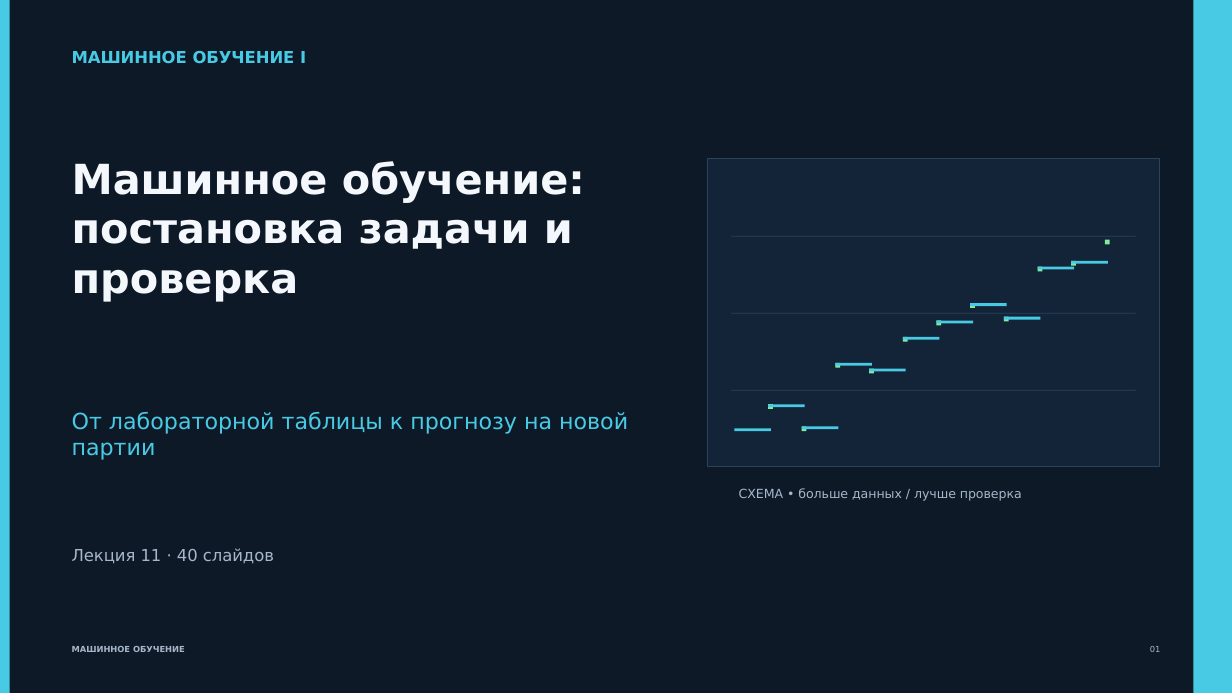
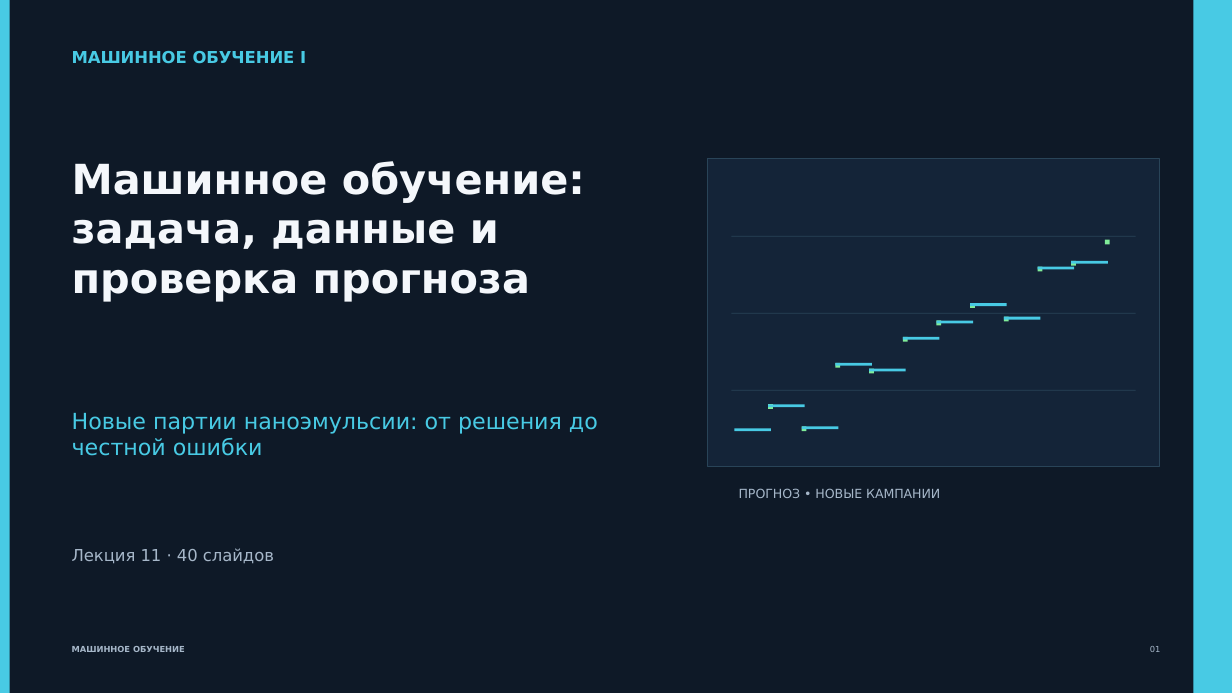
Before and after one commit to ashrpv/computer_science_in_nanoscience, a slide deck: slide 1 of slides/11-ml-problem_and_validation.pptx. Drawn at 1232x693 pixels with LibreOffice and Linux fonts; fonts in the diff are those of the drawing. Boxes give left, top, right and bottom in pixels: in the first picture for what was removed or moved away, otherwise in the second. Text is boxed around its words. In the diff, an @@ line names an element or a change of style, - is before the commit and + after.

```diff
--- a/slides/11-ml-problem_and_validation.pptx
+++ b/slides/11-ml-problem_and_validation.pptx
@@ text at [72,219,530,302]: text changed @@
-постановка задачи и проверка
+задача, данные и проверка прогноза
@@ text at [72,413,598,456]: text changed @@
-От лабораторной таблицы к прогнозу на новой партии
+Новые партии наноэмульсии: от решения до честной ошибки
@@ text at [739,488,940,498]: text changed @@
-СХЕМА • больше данных / лучше проверка
+ПРОГНОЗ • НОВЫЕ КАМПАНИИ
```
Also in this commit, not shown: 37 other slides changed, 2 slides added, 2 slides removed, 3 other files.
